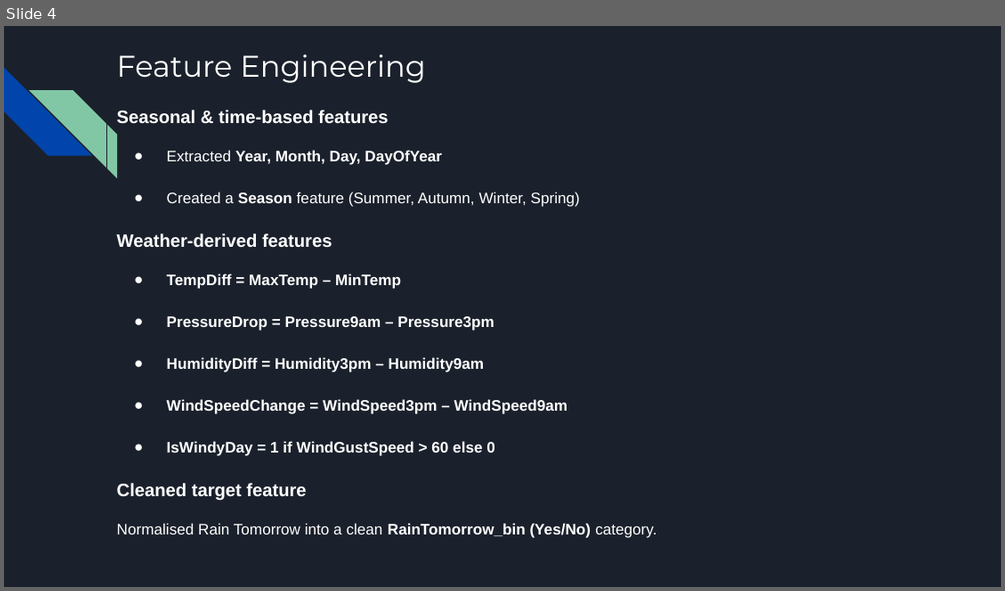
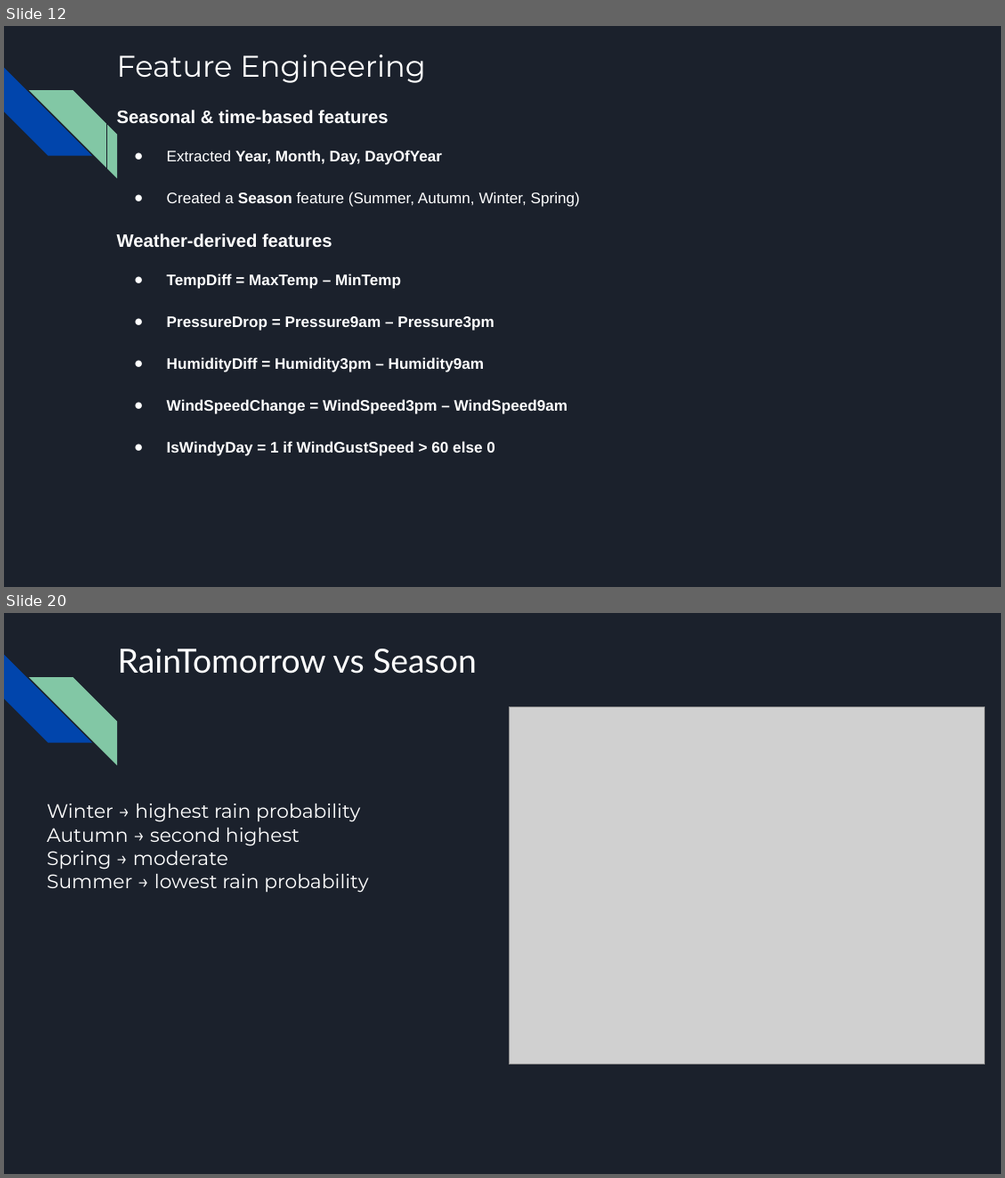
Before and after one commit to OmarEssam-20/weather-aus, a slide deck: WeatherAUS.pptx. Shown one above the other, each under a label of ours: slide 4 before the commit, slides 12 and 20 after it; the slides between them are not shown. The pictures are 1005x591 and 1005x1178 pixels, drawn with LibreOffice and Linux fonts; fonts in the diff are those of the drawing; grey boxes stand for pictures. Boxes give left, top, right and bottom in pixels: in the first picture for what was removed or moved away, otherwise in the second. Text is boxed around its words. In the diff, an @@ line names an element or a change of style, - is before the commit and + after.

```diff
--- a/WeatherAUS.pptx
+++ b/WeatherAUS.pptx
@@ slide 20 added at (4,613,1001,1174), background #1B212C; not listed: 2 template elements that a slide beside it also shows @@
@@ text added at (118,649,477,674), 24 pt, text #FFFFFF @@
+RainTomorrow vs Season
@@ picture added at (510,706,985,1063) @@
@@ title added at (47,803,368,892), 14 pt, text #FFFFFF @@
+Winter → highest rain probability
+Autumn → second highest
+Spring → moderate
+Summer → lowest rain probability
@@ what was slide 4 is now slide 12 @@
@@ slide 12 changed as well @@
@@ text at (117,483,656,538): paragraphs removed @@
-Cleaned target feature
-Normalised Rain Tomorrow into a clean RainTomorrow_bin (Yes/No) category.
```
Also in this commit, not shown: 2 other slides changed, 24 other slides added, 3 slides removed.
